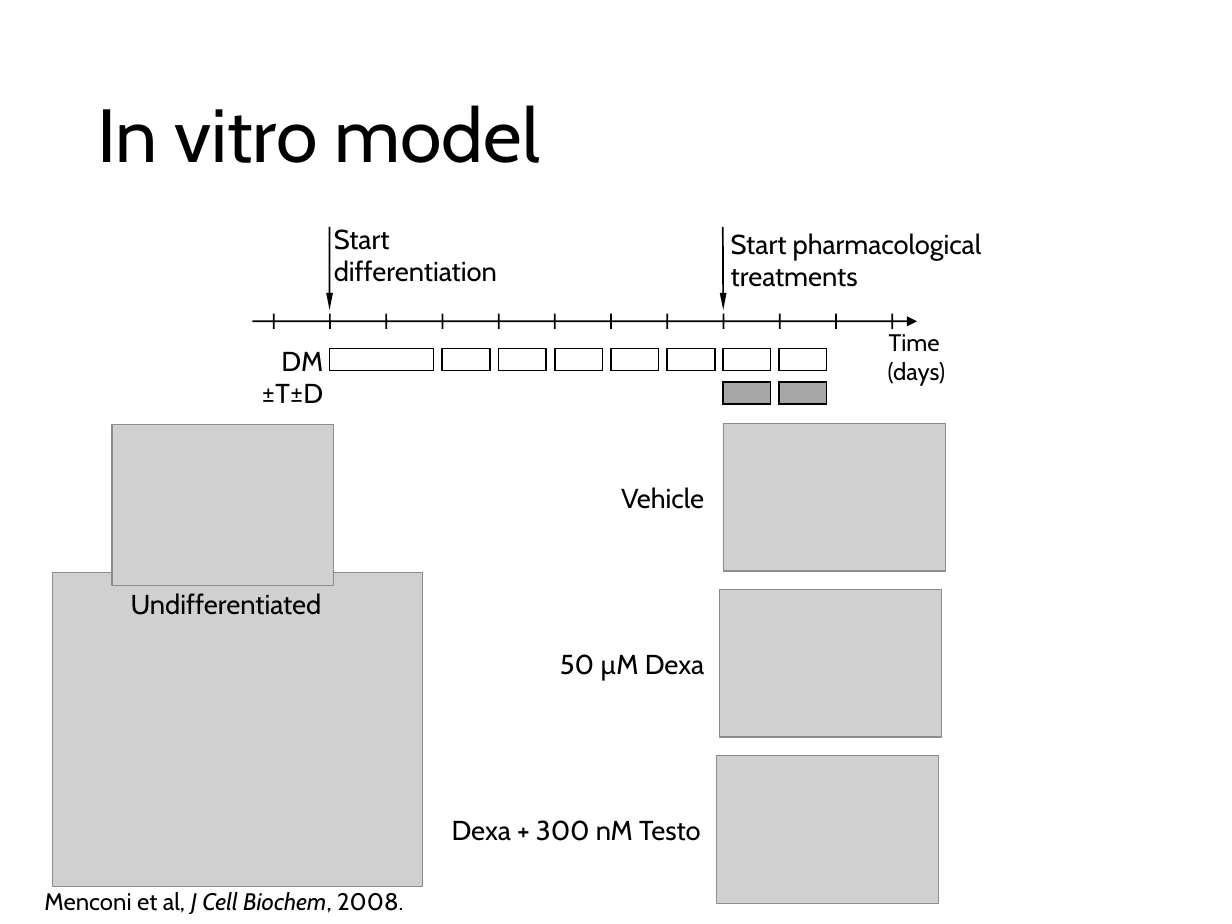
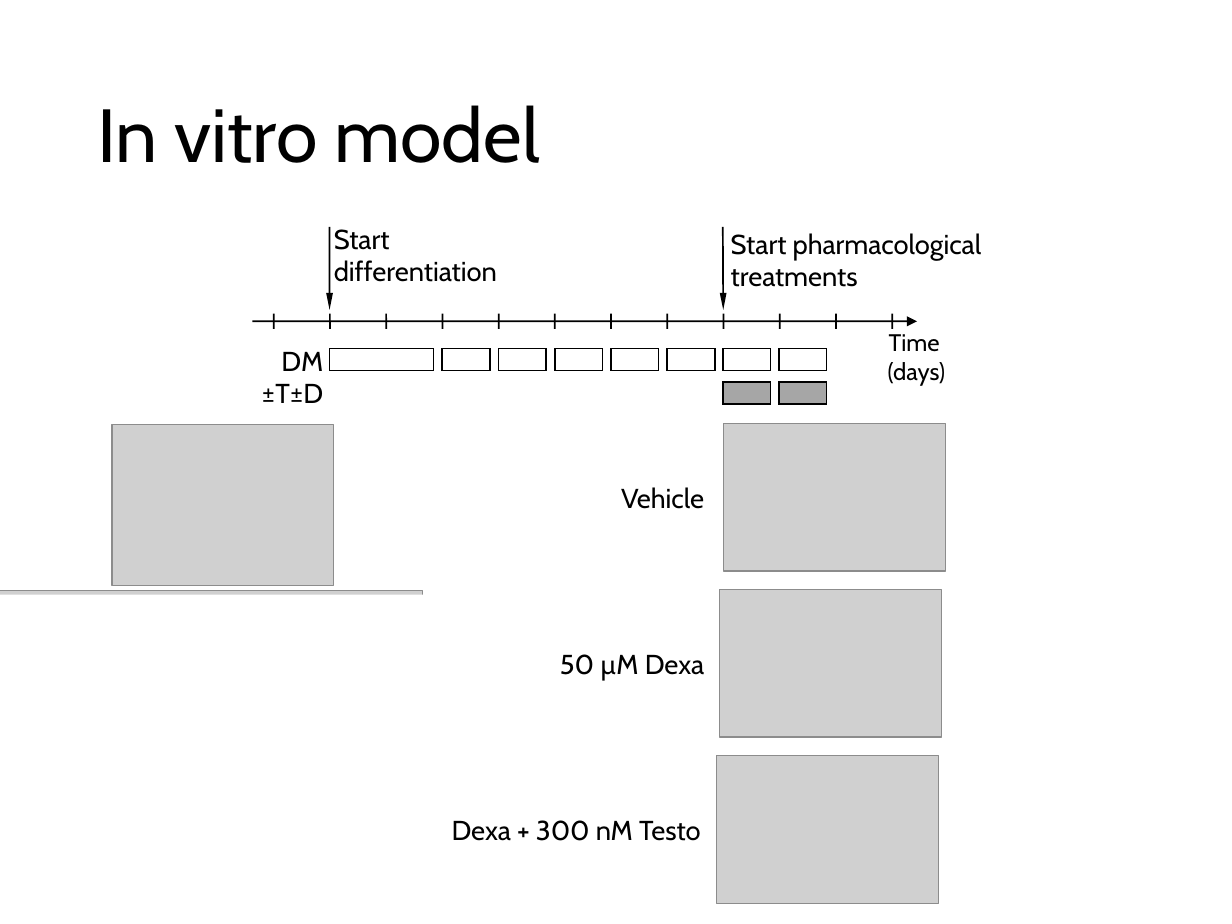
Before and after one commit to nvalexander/dissertation, a slide deck: slide 21 of defense.pptx. Drawn at 1232x924 pixels with LibreOffice and Linux fonts; fonts in the diff are those of the drawing; grey boxes stand for pictures. Boxes give left, top, right and bottom in pixels: in the first picture for what was removed or moved away, otherwise in the second. Text is boxed around its words. In the diff, an @@ line names an element or a change of style, - is before the commit and + after.

Commit message:
autoupdate 2015-07-07-18:20:02

```diff
--- a/defense.pptx
+++ b/defense.pptx
@@ picture: place and size @@
-picture at box(53, 573, 423, 887)
+picture at box(0, 591, 423, 887)
@@ rectangle added at box(0, 595, 445, 922), fill #FFFFFF @@
@@ rectangle: place and size @@
-rectangle at box(44, 892, 403, 914)
+rectangle at box(7, 880, 415, 922)
@@ rectangle at box(7, 880, 415, 922): fill none to #FFFFFF @@
@@ text in rectangle at box(44, 892, 403, 914): text removed @@
-Menconi et al, J Cell Biochem, 2008.
```
